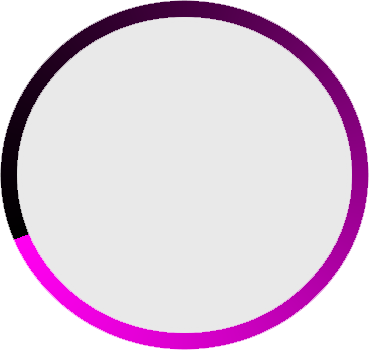
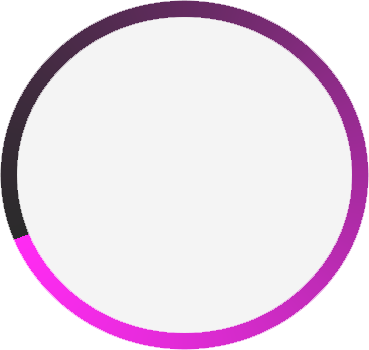
Revision of a layered 369 × 350 image; what changed, layer by layer:
"Layer 3": opacity 60% → 29% over [17, 17, 352, 333]
"Layer 2": opacity 100% → 83% over [0, 0, 369, 350]
